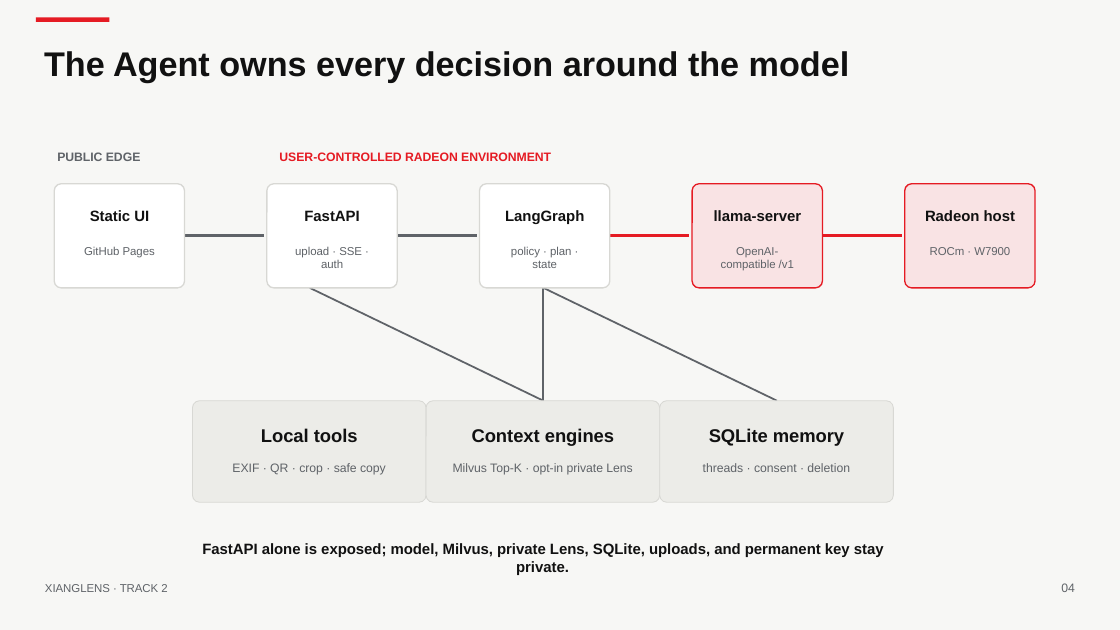
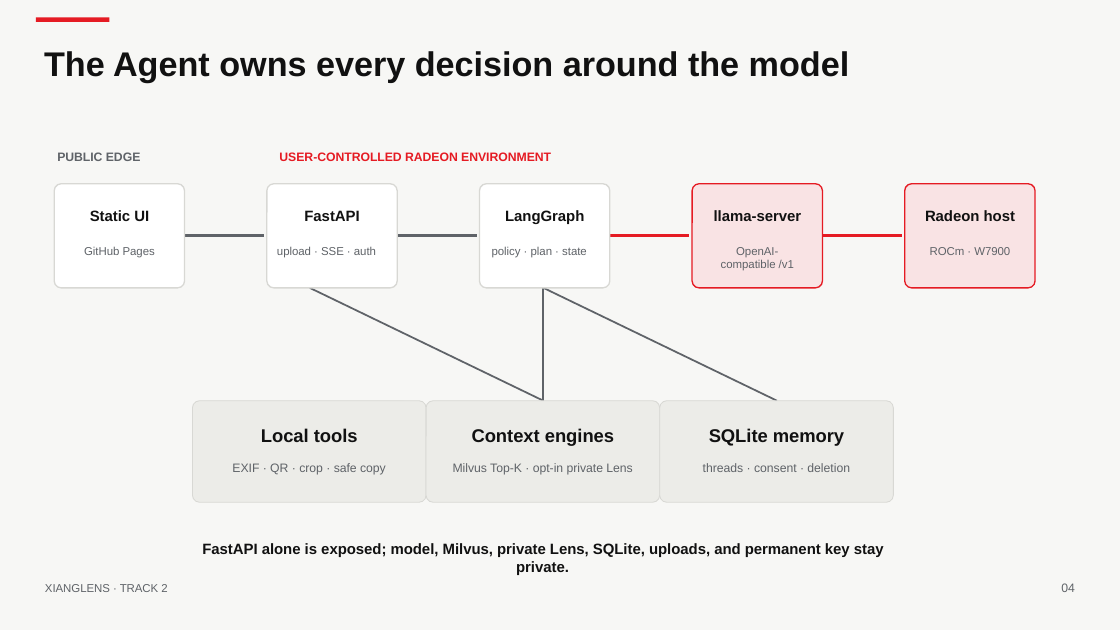
Before and after one commit to ld0574/Radeon-hackathon-2026-07, a slide deck: slide 4 of submission/XiangLens_Track2_Deck.pptx. Drawn at 1120x630 pixels with LibreOffice and Linux fonts; fonts in the diff are those of the drawing. Boxes give left, top, right and bottom in pixels: in the first picture for what was removed or moved away, otherwise in the second. Text is boxed around its words. In the diff, an @@ line names an element or a change of style, - is before the commit and + after.

```diff
--- a/submission/XiangLens_Track2_Deck.pptx
+++ b/submission/XiangLens_Track2_Deck.pptx
@@ text "upload · SSE · auth" rewrapped from [295,247,362,268] to [277,246,376,258] @@
@@ text "policy · plan · state" rewrapped from [511,246,571,268] to [492,247,587,258] @@
```
Also in this commit, not shown: 2 other files.
